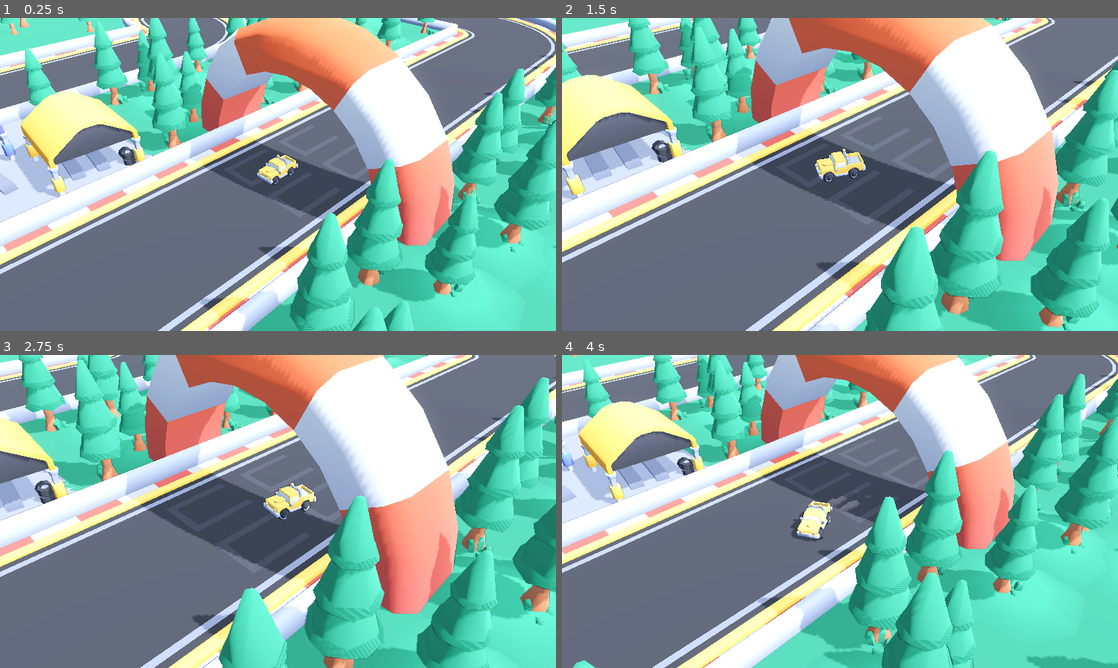
Above: before the commit, frames 1-4 (two rows, left to right).
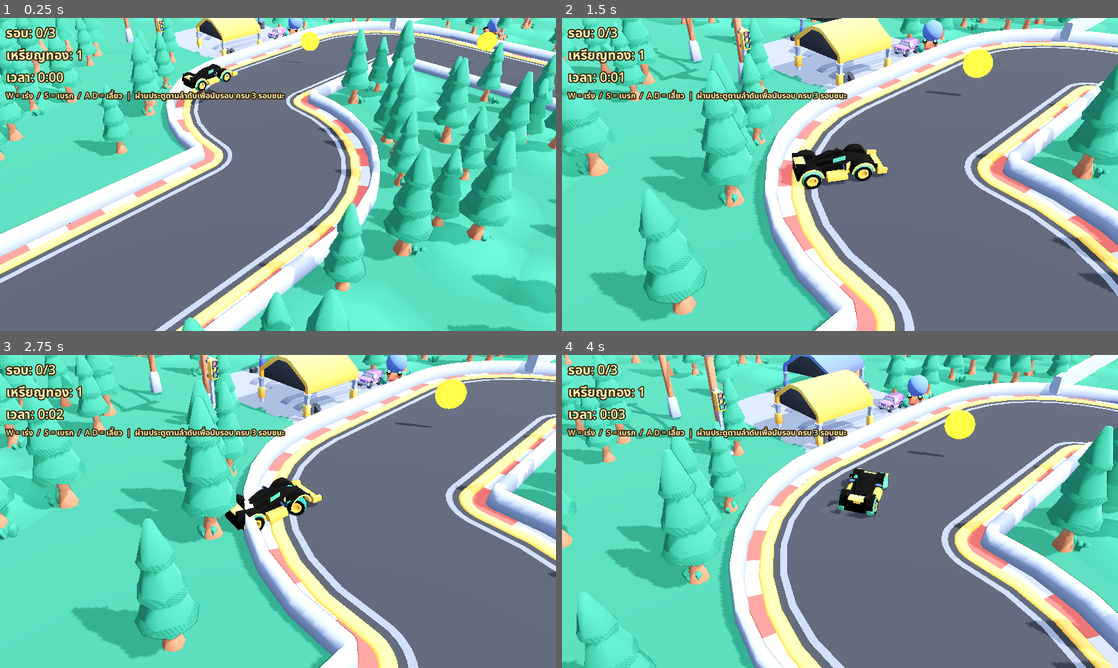
Above: after the commit, the same moments.

Repository: nattawutvisayataksin/m-simple-game
Game: Godot game, scene res://scenes/main.tscn
Same seed, same stepped clock (60 frames per second), same inputs: the game is played once before the commit and once after it.
Inputs:
- Up to frame 1 (0.25 s): no input
- Up to frame 2 (1.5 s): hold D (right) 0.53-1.28 s; hold S (back) from 1.28 s (still down)
- Up to frame 3 (2.75 s): release S (back) at 2.03 s; hold D (right) from 2.03 s (still down)
- Up to frame 4 (4 s): release D (right) at 2.78 s; hold W (forward) 2.78-3.53 s; hold A (left) from 3.53 s (still down)

The runs differ from the first frame. In frame 1, 67% of the frame differs, in the area x 0-100%, y 0-100%; in frame 2, 86%; in frame 3, 90%; in frame 4, 90%.

Commit message:
KubiGP T1.0: game systems on top of racing kit - gate lap counting (3 gates ordered, lap on finish-line return), glowing gold coins along auto-detected track path, Thai HUD + win screen, fall respawn, player car swapped to race-future (Kenney car-kit CC0) + kart fleet & road props from city-kit-roads (auto AABB-scaled at runtime); headless tests 14 suites ALL PASS; lives workshop screenshot

Diff:
--- a/games/game3_car/starter-kit-racing/scenes/main.tscn
+++ b/games/game3_car/starter-kit-racing/scenes/main.tscn
@@ -7,6 +7,7 @@
 [ext_resource type="PackedScene" uid="uid://c44tfiddyjjm1" path="res://models/vehicle-truck-green.glb" id="9_cmq2j"]
 [ext_resource type="PackedScene" uid="uid://c5e64mpylh1ge" path="res://models/vehicle-truck-purple.glb" id="10_p3c1o"]
 [ext_resource type="PackedScene" uid="uid://b34e2pvbemfac" path="res://models/vehicle-truck-red.glb" id="11_wocnk"]
+[ext_resource type="Script" path="res://scripts/game.gd" id="20_game"]
 
 [sub_resource type="BoxShape3D" id="BoxShape3D_ya4ey"]
 size = Vector3(60, 0, 60)
@@ -16,6 +17,7 @@
 bounce = 0.1
 
 [node name="Main" type="Node3D" unique_id=1145999287]
+script = ExtResource("20_game")
 
 [node name="Environment" type="WorldEnvironment" parent="." unique_id=1097254880]
 environment = ExtResource("1_q4t1r")
--- a/games/game3_car/starter-kit-racing/scenes/vehicle.tscn
+++ b/games/game3_car/starter-kit-racing/scenes/vehicle.tscn
@@ -1,7 +1,7 @@
 [gd_scene format=3 uid="uid://badoy1c127yhf"]
 
 [ext_resource type="Script" uid="uid://bqite16pastgo" path="res://scripts/vehicle.gd" id="1_e2g1l"]
-[ext_resource type="PackedScene" uid="uid://bynb5jk1d478y" path="res://models/vehicle-truck-yellow.glb" id="2_vuxys"]
+[ext_resource type="PackedScene" path="res://models/race-future.glb" id="2_vuxys"]
 [ext_resource type="Texture2D" uid="uid://c026qrhqxgw3n" path="res://sprites/smoke.png" id="3_p2hth"]
 [ext_resource type="AudioStream" uid="uid://2in1jtv5bh0y" path="res://audio/skid.ogg" id="4_mcce1"]
 [ext_resource type="AudioStream" uid="uid://j6x2is8pyt8y" path="res://audio/engine.ogg" id="5_kcati"]
--- /dev/null
+++ b/games/game3_car/starter-kit-racing/scripts/game.gd
@@ -0,0 +1,417 @@
+extends Node3D
+## Kubi Grand Prix - ราชวงศ์ทอง (Game 3, 3D racing)
+## ระบบเกมบน Starter Kit Racing: นับรอบผ่านประตู (gate), เก็บเหรียญทอง, จับเวลา, respawn
+## อ่านโครงสนามจาก GridMap (item ชื่อ track-*) แล้วเรียงเส้นทางรอบ centroid โดยมุม
+
+const LAPS_TO_WIN := 3          # ครบ 3 รอบ = ชนะ
+const COIN_STEP := 2            # วางเหรียญทุก N จุดของเส้นทาง
+const POLE_STEP := 5            # เสาไฟฟ้าทุก N จุด (ด้านนอกสนาม)
+const BARRIER_STEP := 9         # แบร์ริเออร์ทุก N จุด
+const COIN_DUP_ANGLE := 0.13    # มุมต่างขั้นต่ำระหว่างจุด (กันเหรียญซ้อนวงขนาน)
+const FALL_Y := -8.0            # ต่ำกว่านี้ = ร่วงสนาม -> respawn
+
+const PROP_TARGET_HEIGHT := {
+	"res://models/props/electricity-pole.glb": 4.2,
+	"res://models/props/traffic-light.glb": 2.6,
+	"res://models/props/sign-highway.glb": 2.0,
+	"res://models/props/road-side-barrier.glb": 0.9,
+	"res://models/props/construction-cone.glb": 0.7,
+}
+
+var laps := 0
+var coins_collected := 0
+var next_gate := 0
+var _passed_full_lap := false
+var elapsed := 0.0
+var race_finished := false
+
+var _grid: GridMap
+var _player: Vehicle
+var _path_points: Array[Vector3] = []
+var _props_root: Node3D
+var _spawn_point: Vector3
+var _spawn_yaw := 0.0
+var _coin_roots: Array[Node3D] = []
+
+# HUD
+var _hud: CanvasLayer
+var _hud_lap: Label
+var _hud_coin: Label
+var _hud_time: Label
+var _hud_hint: Label
+var _win_label: Label
+
+# Functions
+
+func _ready() -> void:
+	_grid = $GridMap
+	_player = $Vehicle
+	_build_track_and_spawnables()
+	_place_player()
+	_build_hud()
+
+
+func _process(delta: float) -> void:
+	for coin in _coin_roots:
+		if is_instance_valid(coin):
+			coin.rotate_y(delta * 2.5)
+
+
+func _physics_process(delta: float) -> void:
+	if race_finished:
+		return
+	elapsed += delta
+	if _player.sphere.global_position.y < FALL_Y:
+		respawn()
+	_update_hud()
+
+
+func respawn() -> void:
+	var sphere := _player.sphere
+	_player.global_transform = Transform3D(Basis(), _spawn_point)
+	sphere.global_transform = Transform3D(Basis(), _spawn_point + Vector3(0, 1.5, 0))
+	sphere.linear_velocity = Vector3.ZERO
+	sphere.angular_velocity = Vector3.ZERO
+	_player.vehicle_model.rotation = Vector3(0, _spawn_yaw, 0)
+
+
+# Track building
+
+func _build_track_and_spawnables() -> void:
+	var cells: Array[Vector3i] = []
+	for c in _grid.get_used_cells():
+		var item := _grid.get_cell_item(c)
+		if item < 0:
+			continue
+		if _grid.mesh_library.get_item_name(item).begins_with("track"):
+			cells.append(c)
+	if cells.is_empty():
+		push_warning("KubiGP: not found track pieces in GridMap")
+		return
+
+	_props_root = Node3D.new()
+	_props_root.name = "Props"
+	add_child(_props_root)
+
+	var centroid := Vector2.ZERO
+	for c in cells:
+		centroid += Vector2(c.x, c.z)
+	centroid /= cells.size()
+
+	cells.sort_custom(func(a, b):
+		var aa := _cell_angle(a, centroid)
+		var bb := _cell_angle(b, centroid)
+		return aa < bb)
+
+	var points: Array[Vector3] = []
+	var used_angles: Array[float] = []
+	for c in cells:
+		var ang := _cell_angle(c, centroid)
+		var dup := false
+		for ua in used_angles:
+			if absf(_angle_diff(ang, ua)) < COIN_DUP_ANGLE:
+				dup = true
+				break
+		if dup:
+			continue
+		used_angles.append(ang)
+		points.append(_grid.to_global(_grid.map_to_local(c)))
+	_path_points = points
+
+	var coins := Node3D.new()
+	coins.name = "Coins"
+	coins.position = Vector3.ZERO
+	add_child(coins)
+	var gold := StandardMaterial3D.new()
+	gold.albedo_color = Color(1.0, 0.85, 0.2)
+	gold.emission_enabled = true
+	gold.emission = Color(1.0, 0.7, 0.1)
+	gold.emission_energy_multiplier = 0.8
+	var coin_mesh := CylinderMesh.new()
+	coin_mesh.top_radius = 0.55
+	coin_mesh.bottom_radius = 0.55
+	coin_mesh.height = 0.12
+	coin_mesh.material = gold
+	var coin_shape := SphereShape3D.new()
+	coin_shape.radius = 1.8
+	for i in range(0, _path_points.size(), COIN_STEP):
+		var area := Area3D.new()
+		area.name = "Coin%d" % i
+		area.collision_mask = 8          # เจอ sphere ของรถ (layer 8) เท่านั้น
+		area.position = _path_points[i] + Vector3(0, 1.4, 0)
+		var mi := MeshInstance3D.new()
+		mi.mesh = coin_mesh
+		mi.rotation.x = PI / 2           # ยาบเหรียญให้ตั้งตึงแล้วหมุนแบบเหรียญ
+		area.add_child(mi)
+		var cs := CollisionShape3D.new()
+		cs.shape = coin_shape
+		area.add_child(cs)
+		area.body_entered.connect(_on_coin_body_entered.bind(area))
+		coins.add_child(area)
+		_coin_roots.append(area)
+
+	var gates := Node3D.new()
+	gates.name = "Gates"
+	add_child(gates)
+	var gate_steps := [0, _path_points.size() / 3, _path_points.size() * 2 / 3]
+	var gate_props := ["res://models/props/traffic-light.glb"
+		, "res://models/props/sign-highway.glb"
+		, "res://models/props/construction-cone.glb"]
+	for gi in 3:
+		var p: Vector3 = _path_points[gate_steps[gi]]
+		var area := Area3D.new()
+		area.name = "Gate%d" % gi
+		area.collision_mask = 8
+		area.position = p + Vector3(0, 2.4, 0)
+		var shape := BoxShape3D.new()
+		shape.size = Vector3(9, 7, 9)
+		var cs := CollisionShape3D.new()
+		cs.shape = shape
+		area.add_child(cs)
+		area.body_entered.connect(_on_gate_body_entered.bind(gi))
+		gates.add_child(area)
+		_spawn_prop(gate_props[gi], p, gi)
+
+	var center := Vector3.ZERO
+	for p in _path_points:
+		center += p
+	center /= _path_points.size()
+	_set_center_hint(center)
+	for i in range(0, _path_points.size(), POLE_STEP):
+		_spawn_prop("res://models/props/electricity-pole.glb"
+			, _path_points[i], -1)
+	for i in range(3, _path_points.size(), BARRIER_STEP):
+		_spawn_prop("res://models/props/road-side-barrier.glb"
+			, _path_points[i], -1)
+	_spawn_kart_fleet(center)
+
+var _center_hint := Vector3.ZERO
+
+func _set_center_hint(c := Vector3.ZERO) -> void:
+	_center_hint = c
+
+
+## side >= 0 = วางประตู (เลือกด้านตามประตู), -1 = ของประดับด้านนอกสนาม
+func _spawn_prop(path: String, at: Vector3, side: int) -> void:
+	var scene: PackedScene = load(path)
+	if scene == null:
+		return
+	var target: float = PROP_TARGET_HEIGHT.get(path, 1.5)
+	var instance: Node3D = scene.instantiate()
+	var h := _measure_height(instance)
+	var s := target / maxf(h, 0.05)
+	_props_root.add_child(instance)
+	instance.scale = Vector3(s, s, s)
+
+	# จุดวาง: ดันออกด้านนอกสนามตามแนวรัศมีจากจุดศูนย์กลาง
+	var out := Vector3(at.x - _center_hint.x, 0, at.z - _center_hint.z)
+	out = out.normalized() if out.length() > 0.01 else Vector3(0, 0, 1)
+	var offset := out * (9.5 if side < 0 else 6.5)
+	if side == 1:
+		offset = offset.rotated(Vector3.UP, PI)   # ประตูที่ 2 วางด้านตรงข้าม
+	instance.position = at + offset
+	instance.position.y = -_mesh_aabb_local(instance).position.y * s   # ให้ฐานแตะพื้น
+	if side >= 0:
+		# ของถ้าเป็นประตู: หันหน้าตามแนวทางเดิน
+		var tangent := _tangent_at(at)
+		if tangent.length() > 0.01:
+			instance.rotation.y = atan2(tangent.x, tangent.z)
+
+
+func _spawn_kart_fleet(center: Vector3) -> void:
+	# เหล่า Kubi รุ่น kart จอดต้อนรับแถวเส้นชัย (3 คัน)
+	var kart_paths := ["res://models/kart-oobi.glb"
+		, "res://models/kart-oodi.glb"
+		, "res://models/kart-oozi.glb"]
+	for i in kart_paths.size():
+		var scene: PackedScene = load(kart_paths[i])
+		if scene == null:
+			continue
+		var instance: Node3D = scene.instantiate()
+		_props_root.add_child(instance)
+		var s := 1.5 / maxf(_measure_height(instance), 0.05)
+		instance.scale = Vector3(s, s, s)
+		var p := _path_points[2 + i * 2] if _path_points.size() > 2 else center
+		var out := Vector3(p.x - center.x, 0, p.z - center.z)
+		out = out.normalized() if out.length() > 0.01 else Vector3(0, 0, 1)
+		instance.position = p + out * 5.6
+		var tangent := _tangent_at(p)
+		if tangent.length() > 0.01:
+			instance.rotation.y = atan2(tangent.x, tangent.z)
+
+
+# Lap / coin logic
+
+func _on_coin_body_entered(body: Node3D, area: Area3D) -> void:
+	if body is RigidBody3D:
+		_collect_coin(area)
+
+
+func _collect_coin(area: Area3D) -> void:
+	if not is_instance_valid(area):
+		return
+	coins_collected += 1
+	_coin_roots.erase(area)
+	area.queue_free()
+
+
+func _on_gate_body_entered(body: Node3D, gate_index: int) -> void:
+	if body is RigidBody3D:
+		_advance_gate(gate_index)
+
+
+## รอบสมบูรณ์ = ครบ 0->1->2 แล้วกลับมาแตะ 0 (ประตูเส้นชัย) จึง +1 รอบ
+func _advance_gate(gate_index: int) -> void:
+	if race_finished:
+		return
+	if gate_index != next_gate:
+		return
+	if next_gate == 0 and _passed_full_lap:
+		_passed_full_lap = false
+		laps += 1
+		if laps >= LAPS_TO_WIN:
+			_finish_race()
+			return
+	next_gate += 1
+	if next_gate >= 3:
+		next_gate = 0
+		_passed_full_lap = true
+
+
+func _finish_race() -> void:
+	race_finished = true
+	_win_label.text = " ชน! คุณคือแชมป์ Kubi Grand Prix 3 รอบ\n เวลา: " + _format_time(elapsed) + "  |  เหรียญทอง: %d\n ปิดหน้าต่างเพื่อออก" % coins_collected
+	_win_label.get_parent().visible = true
+	get_tree().paused = true
+
+
+# Player placement
+
+func _place_player() -> void:
+	if _path_points.is_empty():
+		return
+	var p0 := _path_points[0]
+	var tangent := _tangent_at(p0)
+	_spawn_point = Vector3(p0.x, p0.y + 0.6, p0.z)
+	var yaw := 0.0
+	if tangent.length() > 0.01:
+		yaw = atan2(tangent.x, tangent.z)
+	_spawn_yaw = yaw
+	_player.global_transform = Transform3D(Basis(), _spawn_point)
+	_player.vehicle_model.rotation = Vector3(0, yaw, 0)
+	_player.sphere.global_transform = Transform3D(Basis(), _spawn_point + Vector3(0, 1.5, 0))
+
+
+func _tangent_at(p: Vector3) -> Vector3:
+	if _path_points.size() < 2:
+		return Vector3(0, 0, 1)
+	var best := 0
+	var best_d := INF
+	for i in _path_points.size():
+		var d: float = (_path_points[i] - p).length_squared()
+		if d < best_d:
+			best_d = d
+			best = i
+	var nxt := _path_points[(best + 1) % _path_points.size()]
+	var prv := _path_points[(best - 1 + _path_points.size()) % _path_points.size()]
+	var t := nxt - prv
+	t.y = 0
+	return t.normalized()
+
+
+# Helpers
+
+func _cell_angle(c: Vector3i, center: Vector2) -> float:
+	return atan2(c.z - center.y, c.x - center.x)
+
+
+func _angle_diff(a: float, b: float) -> float:
+	var d := fmod(a - b, TAU)
+	if d > PI:
+		d -= TAU
+	if d < -PI:
+		d += TAU
+	return d
+
+
+## วัดความสูง (ช่วง Y) ของ mesh ทั้งอินสแตนซ์ในพิกัด local ของ root
+func _measure_height(node: Node3D) -> float:
+	var aabb := _mesh_aabb_local(node)
+	return aabb.size.y
+
+
+func _mesh_aabb_local(node: Node3D) -> AABB:
+	var result := AABB()
+	var first := true
+	# เดิน transform แบบ local ล้วน (ใช้ได้ทั้งตอนยังไม่ add_child เข้า tree)
+	var stack: Array = [[node, Transform3D.IDENTITY]]
+	while stack.size() > 0:
+		var entry: Array = stack.pop_back()
+		var n: Node = entry[0]
+		var acc: Transform3D = entry[1]
+		if n is Node3D and n != node:
+			acc = acc * (n as Node3D).transform
+		if n is MeshInstance3D and n.mesh != null:
+			var c: AABB = acc * (n as MeshInstance3D).mesh.get_aabb()
+			if first:
+				result = c
+				first = false
+			else:
+				result = result.merge(c)
+		for child in n.get_children():
+			stack.append([child, acc])
+	return result
+
+
+func _format_time(t: float) -> String:
+	var minutes := int(t) / 60
+	var seconds := int(t) % 60
+	return "%d:%02d" % [minutes, seconds]
+
+
+# HUD
+
+func _build_hud() -> void:
+	_hud = CanvasLayer.new()
+	_hud.name = "HUD"
+	_hud.process_mode = Node.PROCESS_MODE_ALWAYS
+	add_child(_hud)
+
+	var box := VBoxContainer.new()
+	box.position = Vector2(14, 12)
+	_hud.add_child(box)
+
+	_hud_lap = _make_label(box, 30)
+	_hud_coin = _make_label(box, 30)
+	_hud_time = _make_label(box, 30)
+	_hud_hint = _make_label(box, 18)
+	_hud_hint.text = "W = เร่ง  /  S = เบรก  /  A D = เลี้ยว  |  ผ่านประตูตามลำดับเพื่อนับรอบ ครบ %d รอบชนะ" % LAPS_TO_WIN
+
+	var center := CenterContainer.new()
+	center.set_anchors_preset(Control.PRESET_FULL_RECT)
+	_hud.add_child(center)
+	var win_panel := PanelContainer.new()
+	center.add_child(win_panel)
+	win_panel.visible = false
+	_win_label = _make_label(win_panel, 40)
+	_win_label.horizontal_alignment = HORIZONTAL_ALIGNMENT_CENTER
+
+	_update_hud()
+
+
+func _make_label(parent: Node, size: int) -> Label:
+	var label := Label.new()
+	label.add_theme_font_size_override("font_size", size)
+	label.add_theme_color_override("font_color", Color(1, 0.96, 0.7))
+	label.add_theme_color_override("font_outline_color", Color(0.18, 0.1, 0))
+	label.add_theme_constant_override("outline_size", 10)
+	parent.add_child(label)
+	return label
+
+
+func _update_hud() -> void:
+	if _hud_lap == null:
+		return
+	_hud_lap.text = "รอบ: %d/%d" % [laps, LAPS_TO_WIN]
+	_hud_coin.text = "เหรียญทอง: %d" % coins_collected
+	_hud_time.text = "เวลา: " + _format_time(elapsed)
--- /dev/null
+++ b/games/game3_car/starter-kit-racing/tests/test_game3.gd
@@ -0,0 +1,168 @@
+extends SceneTree
+## Test runner: Kubi Grand Prix (Game 3) - รัน headless:
+## godot --headless --path . --script res://tests/test_game3.gd
+## ครอบคลุม: โครงสนาม, เก็บเหรียญ, นับรอบ, respawn, ขับได้จริง
+
+var frames := 0
+var game: Node3D
+var failures: Array = []
+var passed: Array = []
+var stage := 0
+var drive_start := Vector3.ZERO
+
+
+func _initialize() -> void:
+	print("=== KubiGP test: boot")
+	var packed: PackedScene = load("res://scenes/main.tscn")
+	if packed == null:
+		_check("main.tscn โหลดได้", false, "load fail")
+		quit(1)
+		return
+	var scene := packed.instantiate()
+	root.add_child(scene)
+	game = root.get_node("Main")
+	if game == null:
+		_check("หาโหนด Main ได้", false, "null")
+		quit(1)
+
+
+func _check(name: String, condition: bool, detail: String = "") -> void:
+	if condition:
+		passed.append(name)
+		print("  PASS: ", name)
+	else:
+		failures.append(name)
+		print("  FAIL: ", name, " ", detail)
+
+
+func _process(_delta: float) -> bool:
+	frames += 1
+	if stage == 0 and frames >= 5:
+		stage = 1
+		_stage_structure()
+	elif stage == 1:
+		stage = 2
+		_stage_coins()
+	elif stage == 2:
+		stage = 3
+		_stage_laps()
+	elif stage == 3:
+		stage = 4
+		_stage_respawn_setup()
+	elif stage == 4 and frames > 300:
+		stage = 5
+		_stage_respawn_check()
+	elif stage == 5:
+		stage = 6
+		_stage_drive_setup()
+	elif stage == 6 and frames > 520:
+		stage = 7
+		_stage_drive_check()
+		_finish()
+	return false
+
+
+# 1) โครงสร้างที่สร้างโดย game.gd
+
+func _stage_structure() -> void:
+	print("[1] โครงสร้างระบบเกม")
+	var coins := game.get_node_or_null("Coins")
+	var gates := game.get_node_or_null("Gates")
+	var props := game.get_node_or_null("Props")
+	_check("Coins ถูกสร้าง", coins != null and coins.get_child_count() > 0,
+		"children=%s" % (coins.get_child_count() if coins else -1))
+	_check("Gates ครบ 3 ประตู", gates != null and gates.get_child_count() == 3,
+		"children=%s" % (gates.get_child_count() if gates else -1))
+	_check("Props ของประดับถูกวาง", props != null and props.get_child_count() > 0,
+		"children=%s" % (props.get_child_count() if props else -1))
+	if coins != null and coins.get_child_count() > 0:
+		var coin: Area3D = coins.get_child(0)
+		_check("เหรียญ set collision_mask=8", coin.collision_mask == 8)
+
+	var next_gate: int = game.get("next_gate")
+	_check("รอบเริ่ม 0/3", (game.get("laps") as int) == 0 and next_gate <= 1,
+		"laps=%s next_gate=%s (spawn เส้นชัยขยับได้)" % [game.get("laps"), next_gate])
+	# รถต้องถูกวางจุดสตาร์ตพอดีเส้นชัย (path[0])
+	var sphere: RigidBody3D = game.get_node("Vehicle/Sphere")
+	_check("รถถูกวางจุดเริ่ม", sphere.global_position.distance_to(game.get("_path_points")[0]) < 8.0,
+		"sphere=%s" % sphere.global_position)
+
+
+# 2) เก็บเหรียญ
+
+func _stage_coins() -> void:
+	print("[2] ระบบเหรียญทอง")
+	var coins := game.get_node("Coins")
+	var before: int = game.get("coins_collected")
+	var count_before := coins.get_child_count()
+	var coin: Area3D = coins.get_child(0)
+	game.call("_collect_coin", coin)
+	_check("เก็บเหรียญ +1", game.get("coins_collected") == before + 1)
+	_check("เหรียญถูกลบออกเฉลียม", coins.get_child_count() == count_before - 1 or coin.is_queued_for_deletion())
+
+
+# 3) นับรอบ
+
+func _stage_laps() -> void:
+	print("[3] ระบบนับรอบ")
+	game.set("next_gate", 0)
+	game.set("laps", 0)
+	game.set("_passed_full_lap", false)
+	game.call("_advance_gate", 1)   # กดผิดลำดับ - ต้องไม่นับ
+	_check("ข้ามลำดับไม่นับ", (game.get("next_gate") as int) == 0)
+	game.call("_advance_gate", 0)
+	game.call("_advance_gate", 1)
+	_check("ผ่าน 0->1 ยังไม่ครบรอบ", game.get("laps") == 0 and game.get("next_gate") == 2)
+	game.call("_advance_gate", 2)
+	_check("ครบ 0->1->2 รอบกลับ 0 แต่ยังไม่ +1", game.get("laps") == 0 and game.get("next_gate") == 0)
+	# กลับมาแตะ 0 = +1 รอบ (3 รอบพอดี)
+	for lap in 3:
+		game.call("_advance_gate", 0)
+		game.call("_advance_gate", 1)
+		game.call("_advance_gate", 2)
+		game.call("_advance_gate", 0)
+	_check("ครบ 3 รอบ = ชนะ", game.get("laps") == 3 and game.get("race_finished") == true)
+
+
+# 4) respawn เมื่อร่วง
+
+func _stage_respawn_setup() -> void:
+	print("[4] ระบบ respawn (ตั้ง: โยนรถลงเหว)")
+	paused = false                   # เทสรอบก่อนหน้าชนะแล้ว pause เพื่อเล่นต่อต้องปลด
+	game.set("race_finished", false)
+	var sphere := game.get_node("Vehicle/Sphere")
+	sphere.global_transform = Transform3D(Basis(), sphere.global_position + Vector3(0, -30, 0))
+	drive_start = sphere.global_position
+
+
+func _stage_respawn_check() -> void:
+	var sphere := game.get_node("Vehicle/Sphere")
+	var at_spawn: bool = sphere.global_position.distance_to(game.get("_spawn_point")) < 6.0
+	print("    debug: elapsed=%s y=%s race_finished=%s" % [game.get("elapsed"), sphere.global_position.y, game.get("race_finished")])
+	_check("รถกลับจุดเริ่มหลังร่วง", at_spawn, "pos=%s" % sphere.global_position)
+
+
+# 5) ขับได้จริง (กดปุ่ม W)
+
+func _stage_drive_setup() -> void:
+	print("[5] ขับได้จริง (กด W 60 เฟรม)")
+	Input.action_press("forward")
+	drive_start = game.get_node("Vehicle/Sphere").global_position
+
+
+func _stage_drive_check() -> void:
+	Input.action_release("forward")
+	var now: Vector3 = game.get_node("Vehicle/Sphere").global_position
+	var moved: float = (now - drive_start).length()
+	_check("รถวิ่งไปได้ > 2 ม.", moved > 2.0, "moved=%.2f" % moved)
+
+
+func _finish() -> void:
+	print("=== ผลรวม: %d PASS / %d FAIL" % [passed.size(), failures.size()])
+	if failures.size() > 0:
+		for f in failures:
+			print("  FAILED: ", f)
+		quit(1)
+	else:
+		print("ALL PASS - KubiGP core systems")
+		quit(0)
Binary file added: games/game3_car/starter-kit-racing/models/kart-oobi.glb
Not shown, added: games/game3_car/starter-kit-racing/models/kart-oobi.glb.import
Binary file added: games/game3_car/starter-kit-racing/models/kart-oodi.glb
Not shown, added: games/game3_car/starter-kit-racing/models/kart-oodi.glb.import
Binary file added: games/game3_car/starter-kit-racing/models/kart-oozi.glb
Not shown, added: games/game3_car/starter-kit-racing/models/kart-oozi.glb.import
Not shown, added: games/game3_car/starter-kit-racing/models/props/LICENSE_car-kit.txt
Not shown, added: games/game3_car/starter-kit-racing/models/props/LICENSE_city-kit-roads.txt
Binary file added: games/game3_car/starter-kit-racing/models/props/Textures/colormap.png
Not shown, added: games/game3_car/starter-kit-racing/models/props/Textures/colormap.png.import
Binary file added: games/game3_car/starter-kit-racing/models/props/construction-cone.glb
Not shown, added: games/game3_car/starter-kit-racing/models/props/construction-cone.glb.import
(and 15 more such lines)
